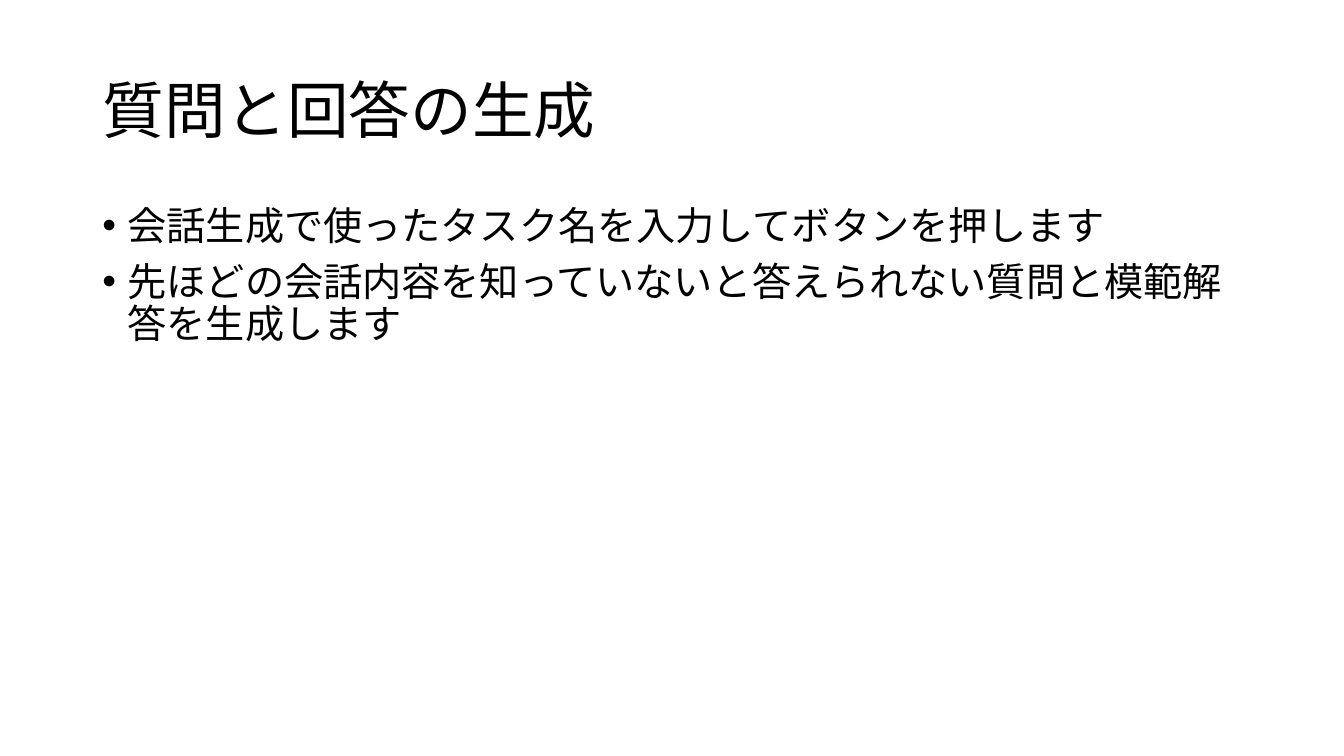
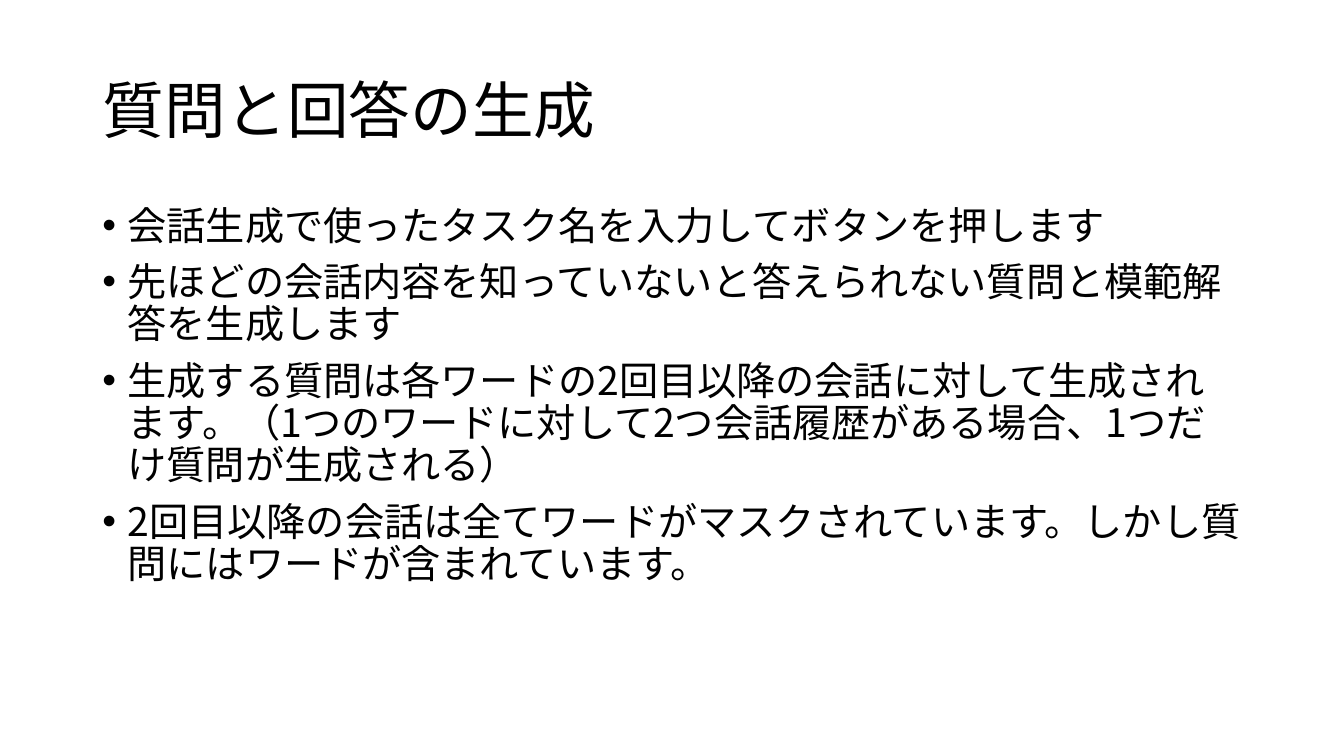
Before and after one commit to flymywife/Meta-CommunicationRAG, a slide deck: slide 10 of mcrag-app-mcp/sample/MCRAG_mcp_マニュアル.pptx. Drawn at 1344x756 pixels with LibreOffice and Linux fonts; fonts in the diff are those of the drawing. Boxes give left, top, right and bottom in pixels: in the first picture for what was removed or moved away, otherwise in the second. Text is boxed around its words. In the diff, an @@ line names an element or a change of style, - is before the commit and + after.

Commit message:
マスクした会話１会話履歴につき１質問生成

```diff
--- a/mcrag-app-mcp/sample/MCRAG_mcp_マニュアル.pptx
+++ b/mcrag-app-mcp/sample/MCRAG_mcp_マニュアル.pptx
@@ text at [128, 362, 1241, 582]: paragraphs added @@
+• 生成する質問は各ワードの2回目以降の会話に対して生成されます。（1つのワードに対して2つ会話履歴がある場合、1つだけ質問が生成される）
+• 2回目以降の会話は全てワードがマスクされています。しかし質問にはワードが含まれています。
```
Also in this commit, not shown: 1 other slide changed, 11 other files.
